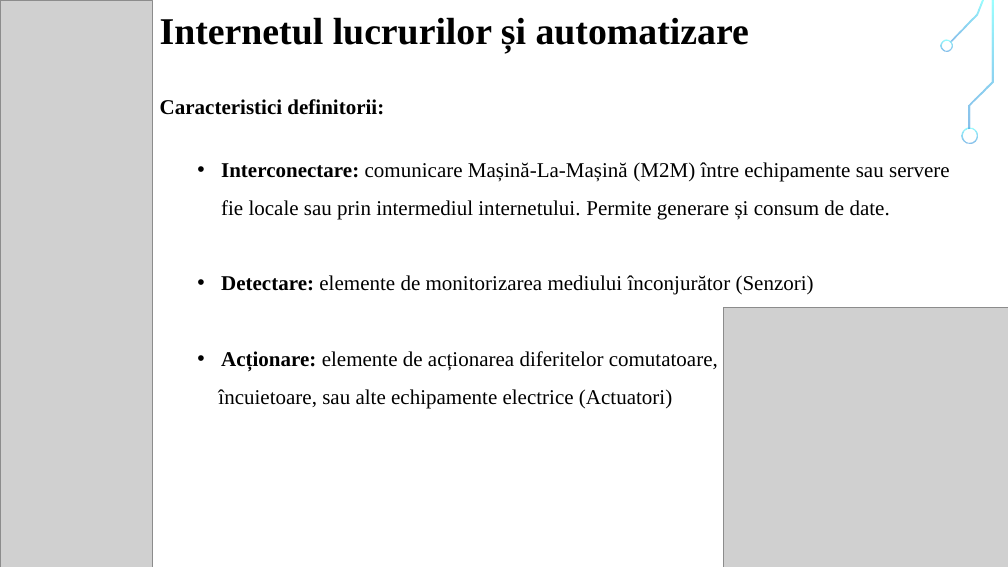
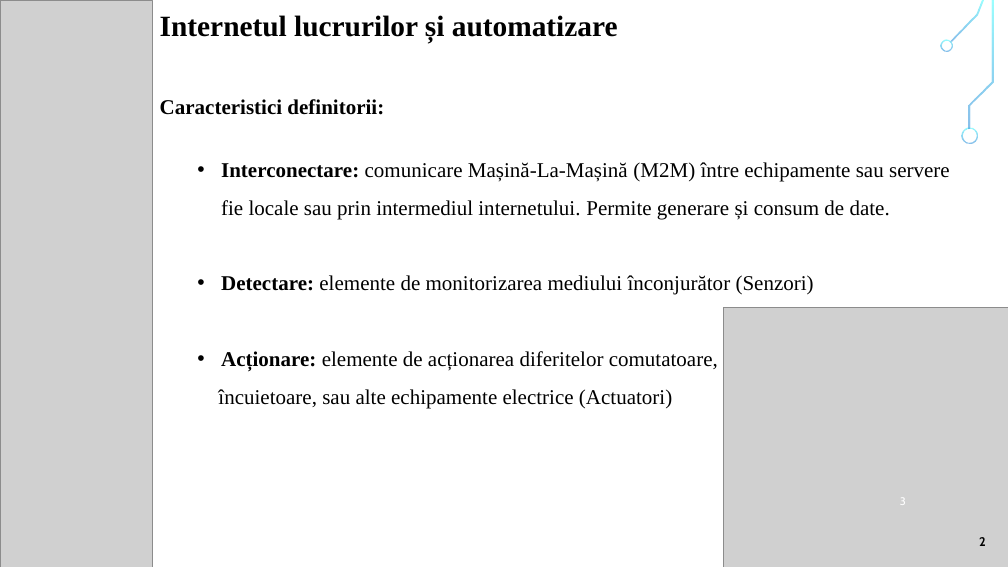
Before and after one commit to liviubrinza/alice, a slide deck: slide 3 of documentation/Prezentare.pptx. Drawn at 1008x567 pixels with LibreOffice and Linux fonts; fonts in the diff are those of the drawing; grey boxes stand for pictures; background and template pictures are left out. Boxes give left, top, right and bottom in pixels: in the first picture for what was removed or moved away, otherwise in the second. Text is boxed around its words. In the diff, an @@ line names an element or a change of style, - is before the commit and + after.

```diff
--- a/documentation/Prezentare.pptx
+++ b/documentation/Prezentare.pptx
@@ text "Internetul lucrurilor și automatizare" at (160,15,618,42): size 36 to 28 pt @@
@@ page number added at (900,500,906,505), 10.5 pt, text #FFFFFF @@
+3
@@ text added at (979,537,986,546), 12 pt, text #000000, bold @@
+2
```
Also in this commit, not shown: 13 other slides changed, 1 slide removed.
